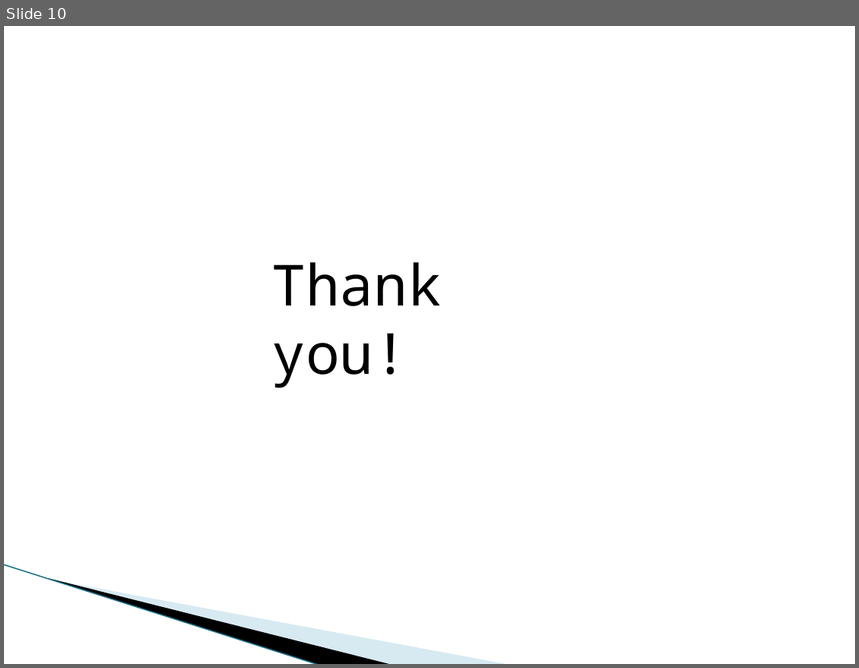
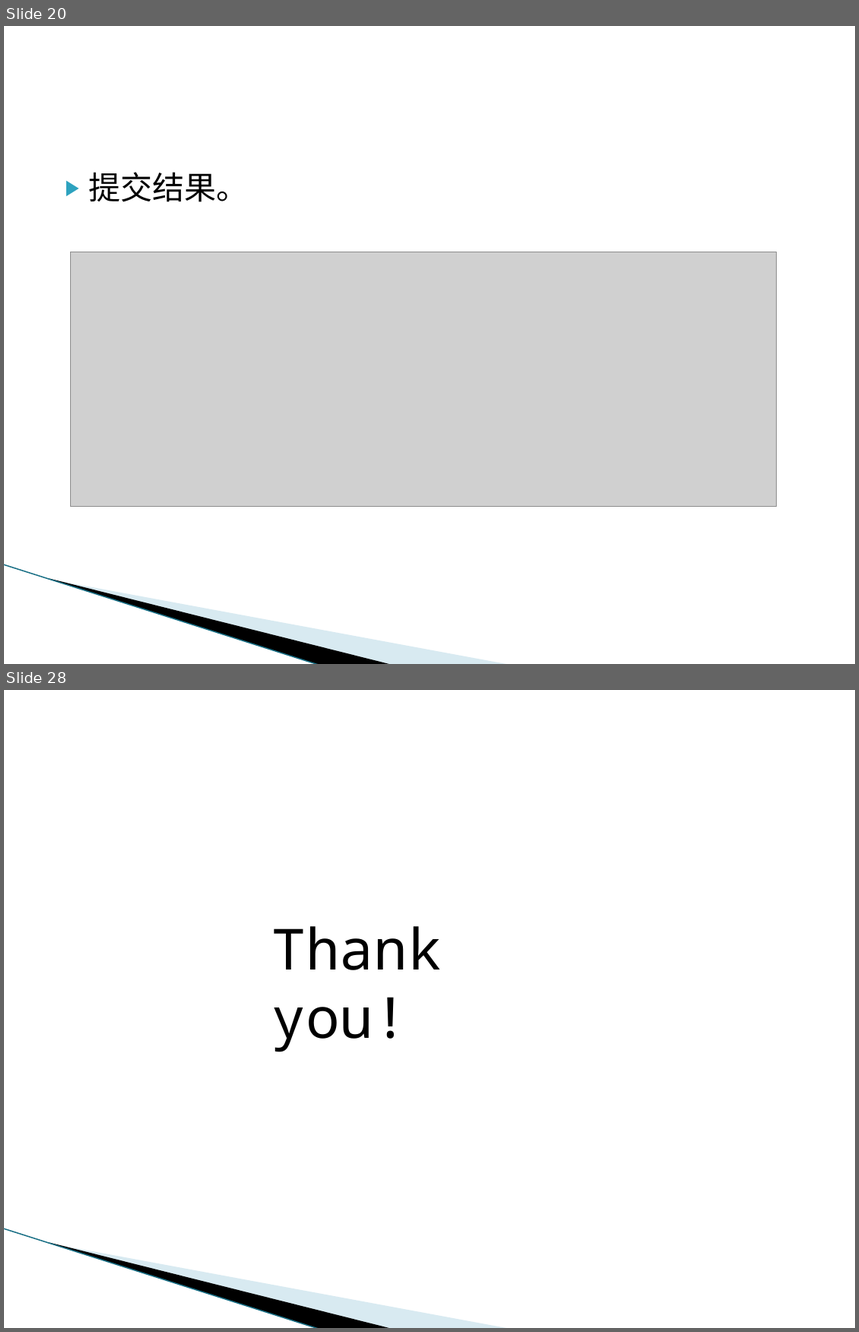
Before and after one commit to evangelist64/ml_test, a slide deck: kaggle/kaggle实战案例分享.pptx. Shown one above the other, each under a label of ours: slide 10 before the commit, slides 20 and 28 after it; the slides between them are not shown. The pictures are 859x668 and 859x1332 pixels, drawn with LibreOffice and Linux fonts; fonts in the diff are those of the drawing; grey boxes stand for pictures; background and template pictures are left out. Boxes give left, top, right and bottom in pixels: in the first picture for what was removed or moved away, otherwise in the second. Text is boxed around its words. In the diff, an @@ line names an element or a change of style, - is before the commit and + after.

```diff
--- a/kaggle/kaggle实战案例分享.pptx
+++ b/kaggle/kaggle实战案例分享.pptx
@@ slide 20 added at (4,26,855,664), background #FFFFFF; not listed: 3 template elements that a slide beside it also shows @@
@@ text added at (89,172,249,202), 27 pt, text #000000 @@
+▶ 提交结果。
@@ picture added at (70,252,777,507) @@
@@ what was slide 10 is now slide 28 @@
```
Also in this commit, not shown: 1 slide changed, 18 other slides added, 1 slide removed, 1 other file.
